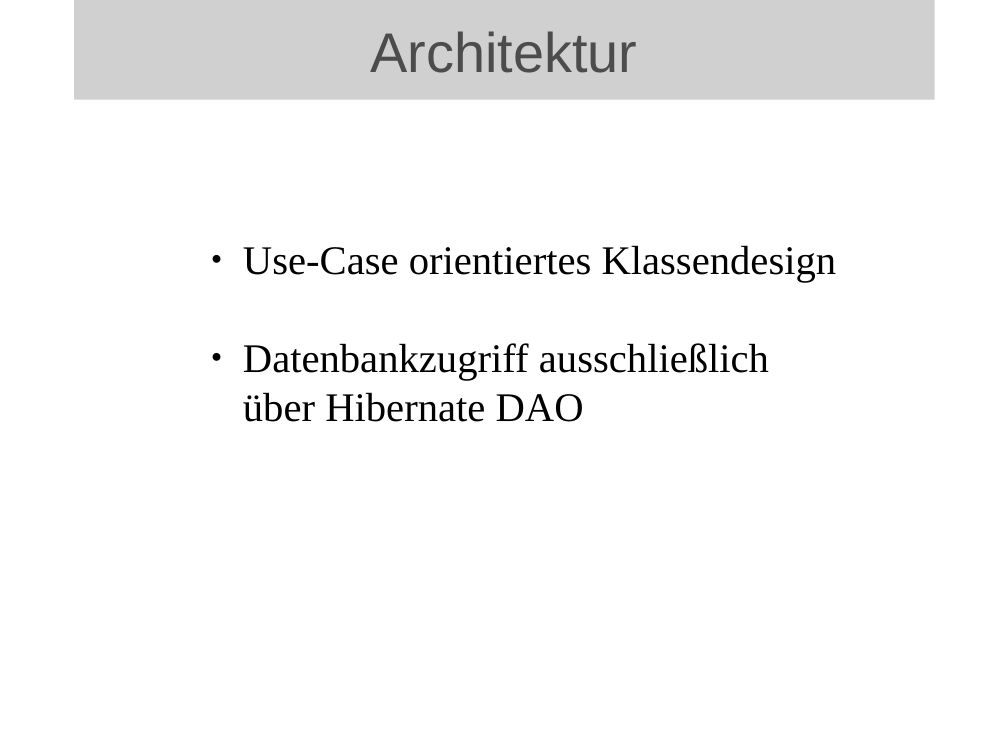
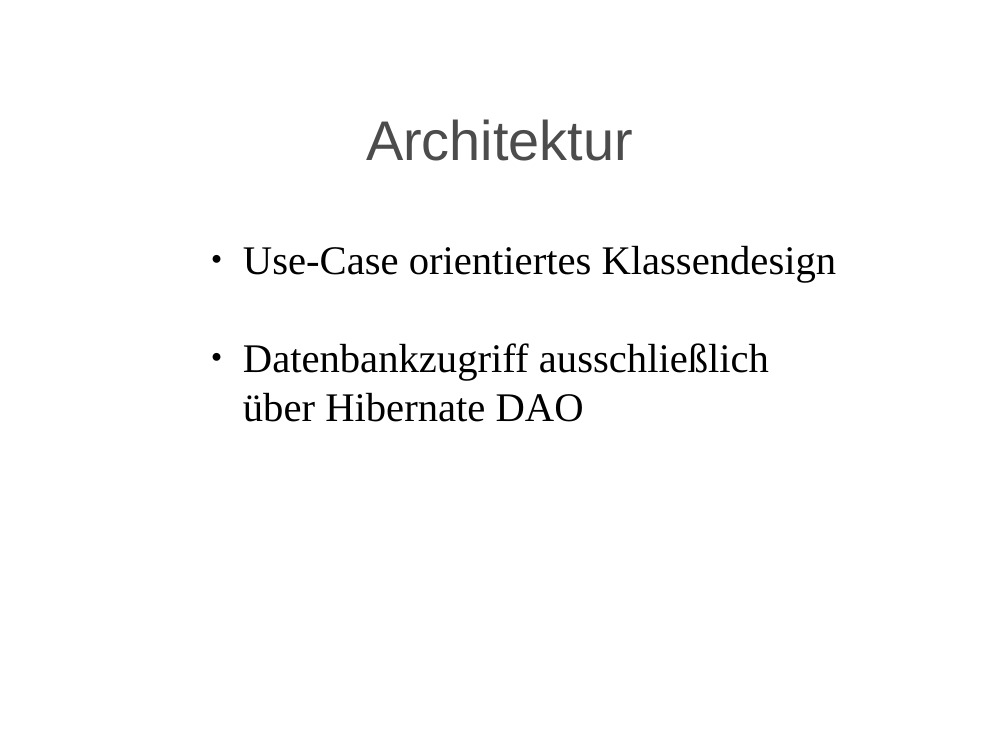
Before and after one commit to BackupTheBerlios/ticketline4032-svn, a slide deck: slide 9 of trunk/Dokumente/Allgemein/Projektmanagement/Statusbericht/mr2_folien.odp. Drawn at 1008x756 pixels with LibreOffice and Linux fonts; fonts in the diff are those of the drawing; grey boxes stand for pictures; background and template pictures are left out. Boxes give left, top, right and bottom in pixels: in the first picture for what was removed or moved away, otherwise in the second. Text is boxed around its words. In the diff, an @@ line names an element or a change of style, - is before the commit and + after.

```diff
--- a/trunk/Dokumente/Allgemein/Projektmanagement/Statusbericht/mr2_folien.odp
+++ b/trunk/Dokumente/Allgemein/Projektmanagement/Statusbericht/mr2_folien.odp
@@ picture removed at <box>74,0,935,100</box> @@
-Architektur
@@ title added at <box>366,119,633,161</box>, 44 pt, text #4C4C4C @@
+Architektur
```
Also in this commit, not shown: 11 other slides changed, 1 other file.
